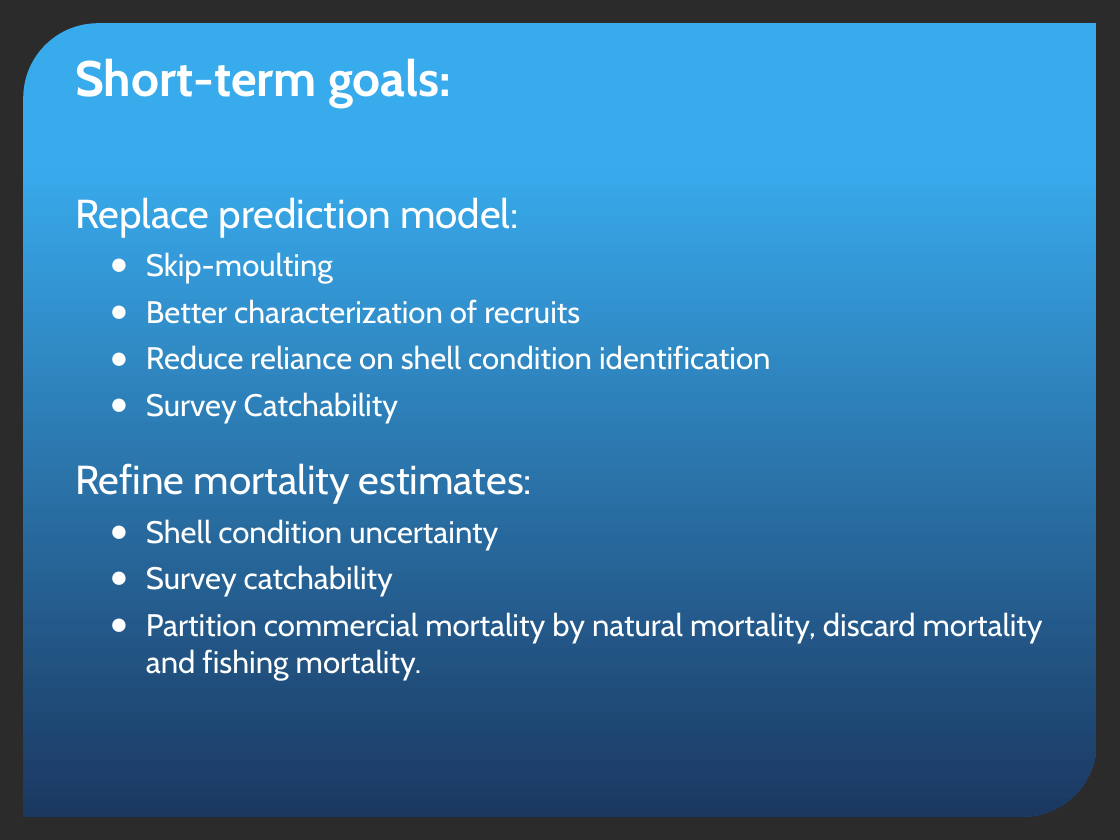
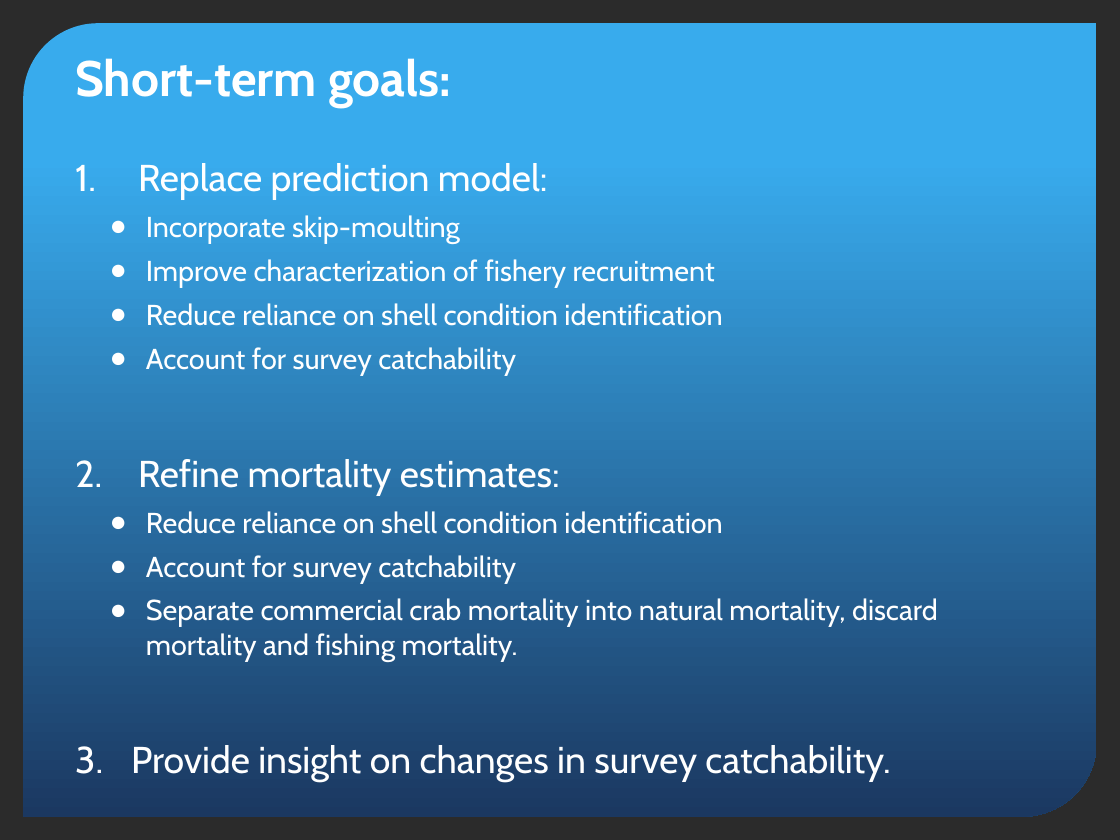
Before and after one commit to TobieSurette/snow-crab-population-dynamics, a slide deck: slide 3 of snow crab/Population Model.pptx. Drawn at 1120x840 pixels with LibreOffice and Linux fonts; fonts in the diff are those of the drawing; background and template pictures are left out; a plain dark background stands for a picture behind light text. Boxes give left, top, right and bottom in pixels: in the first picture for what was removed or moved away, otherwise in the second. Text is boxed around its words. In the diff, an @@ line names an element or a change of style, - is before the commit and + after.

Commit message:
Developping male model

```diff
--- a/snow crab/Population Model.pptx
+++ b/snow crab/Population Model.pptx
@@ text "Replace prediction model:" moved from (x1=75, y1=197, x2=1043, y2=681) to (x1=131, y1=163, x2=938, y2=782) @@
@@ text at (x1=138, y1=163, x2=722, y2=495): size 26 to 24.1 pt in "Replace prediction model:", "Refine mortality estimates:"; size 20 to 18.5 pt in "Reduce reliance on shell condition identification"; bullet none to 1. @@
@@ text at (x1=146, y1=215, x2=715, y2=288): text changed; size 20 to 18.5 pt @@
-  ● Skip-moulting
-  ● Better characterization of recruits
+  ● Incorporate skip-moulting
+  ● Improve characterization of fishery recruitment
@@ text at (x1=146, y1=347, x2=516, y2=376): text changed; size 20 to 18.5 pt @@
-  ● Survey Catchability
+  ● Account for survey catchability
@@ text at (x1=131, y1=511, x2=938, y2=782): text changed; size 20 to 18.5 pt @@
-  ● Shell condition uncertainty
-  ● Survey catchability
-  ● Partition commercial mortality by natural mortality, discard mortality and fishing mortality.
+  ● Reduce reliance on shell condition identification
+  ● Account for survey catchability
+  ● Separate commercial crab mortality into natural mortality, discard mortality and fishing mortality.
+3. Provide insight on changes in survey catchability.
```
Also in this commit, not shown: 7 other slides changed, 6 slides added, 5 slides removed, 15 other files.
